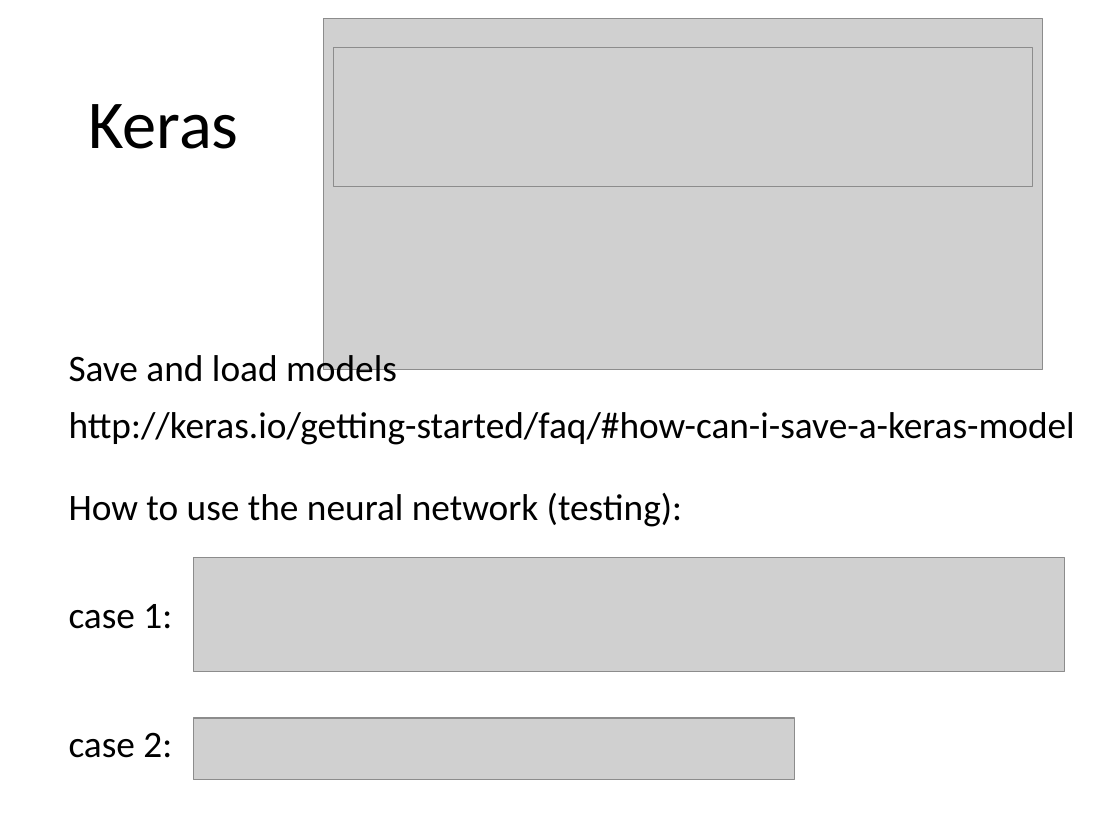
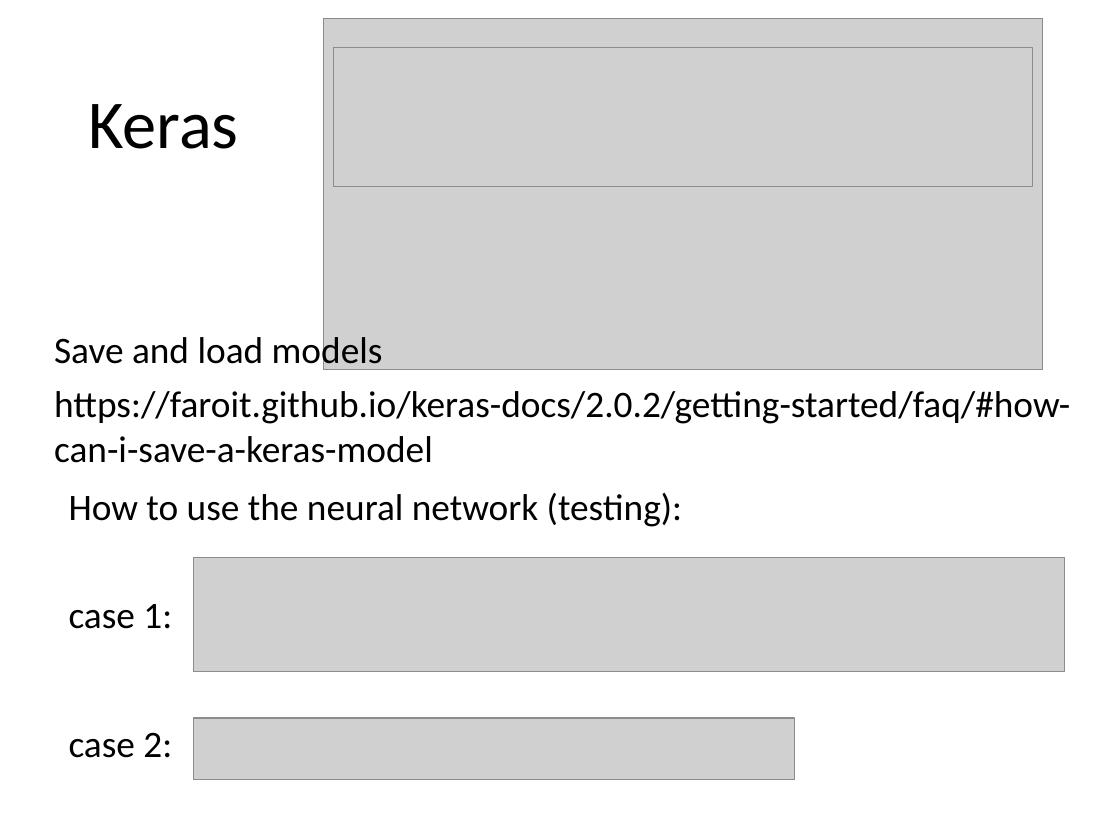
Before and after one commit to allenyllee/AIacademy, a slide deck: slide 9 of 深度學習理論-深層神經網路基礎與卷積神經網路@李宏毅/lecture 3 - keras.pptx (slide 12 before the commit). Drawn at 1120x840 pixels with LibreOffice and Linux fonts; fonts in the diff are those of the drawing; grey boxes stand for pictures. Boxes give left, top, right and bottom in pixels: in the first picture for what was removed or moved away, otherwise in the second. Text is boxed around its words. In the diff, an @@ line names an element or a change of style, - is before the commit and + after.

```diff
--- a/深度學習理論-深層神經網路基礎與卷積神經網路@李宏毅/lecture 3 - keras.pptx
+++ b/深度學習理論-深層神經網路基礎與卷積神經網路@李宏毅/lecture 3 - keras.pptx
@@ text "Save and load models" rewrapped from bbox=[69, 350, 397, 382] to bbox=[54, 332, 383, 373] @@
@@ text at bbox=[54, 391, 1070, 463]: text changed @@
-http://keras.io/getting-started/faq/#how-can-i-save-a-keras-model
+https://faroit.github.io/keras-docs/2.0.2/getting-started/faq/#how-can-i-save-a-keras-model
```
Also in this commit, not shown: 2 other slides changed, 2 slides removed, 3 other files.
